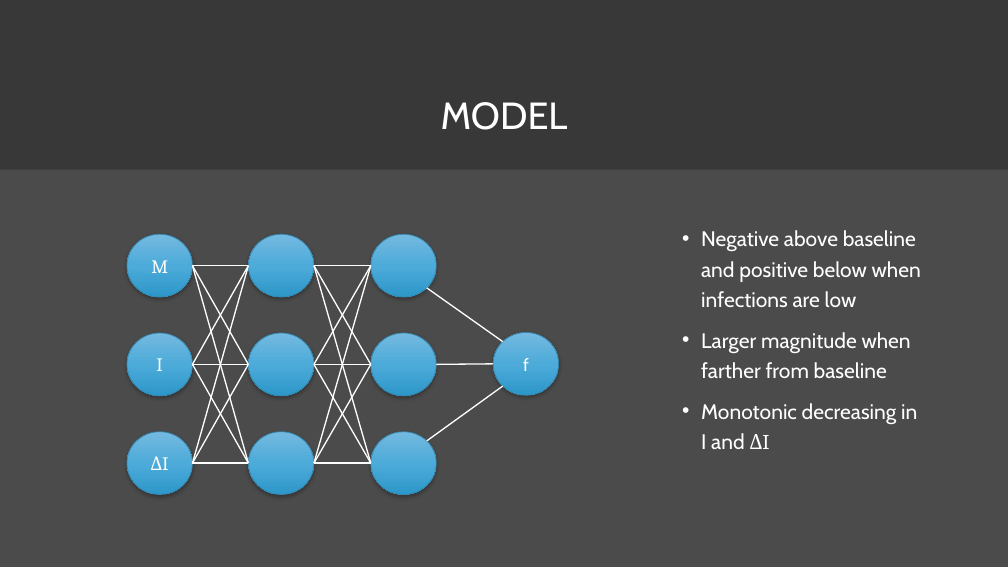
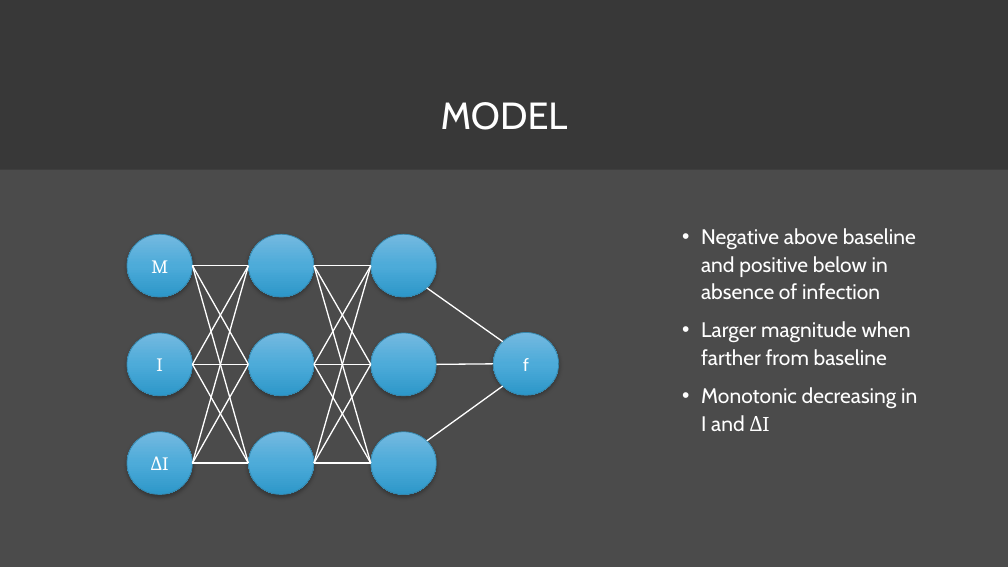
Before and after one commit to bkuwahara/predicting-2ndwaves-udes, a slide deck: slide 8 of papers/seminar.pptx. Drawn at 1008x567 pixels with LibreOffice and Linux fonts; fonts in the diff are those of the drawing; background and template pictures are left out. Boxes give left, top, right and bottom in pixels: in the first picture for what was removed or moved away, otherwise in the second. Text is boxed around its words. In the diff, an @@ line names an element or a change of style, - is before the commit and + after.

```diff
--- a/papers/seminar.pptx
+++ b/papers/seminar.pptx
@@ text at (x1=701, y1=228, x2=916, y2=299): text changed @@
-• Negative above baseline and positive below when infections are low
+• Negative above baseline and positive below in absence of infection
@@ text at (x1=701, y1=321, x2=917, y2=431): line spacing 1.2 to 1.1 @@
```
Also in this commit, not shown: 1 other slide changed, 3 slides added, 6 other files.
